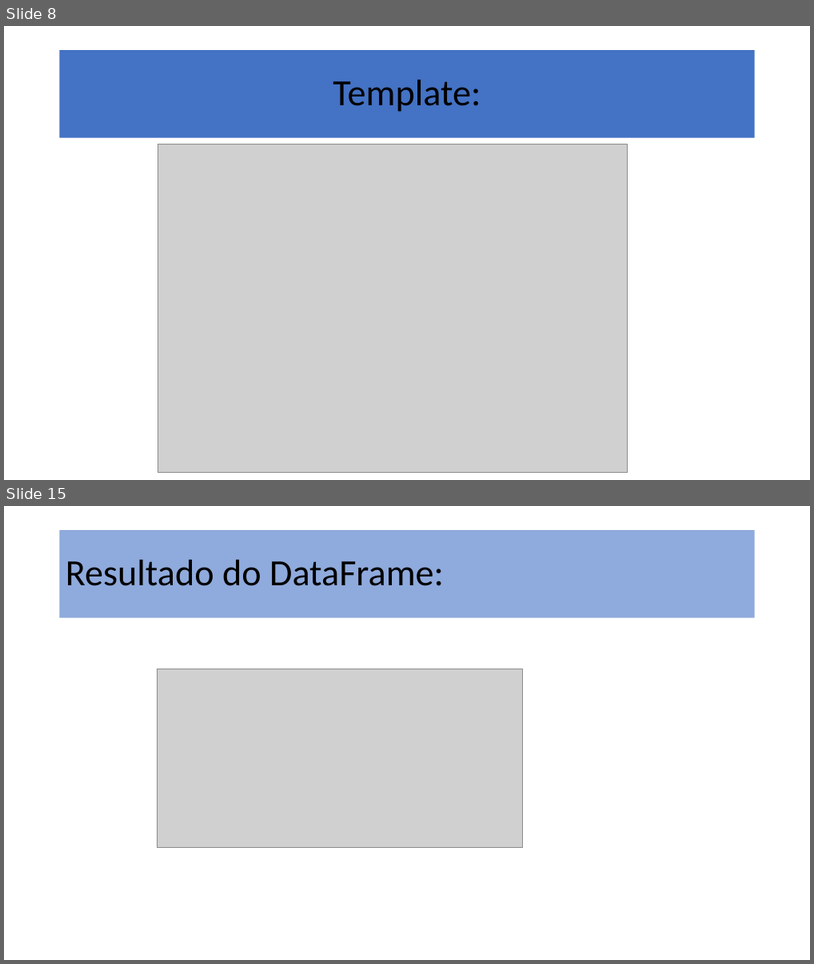
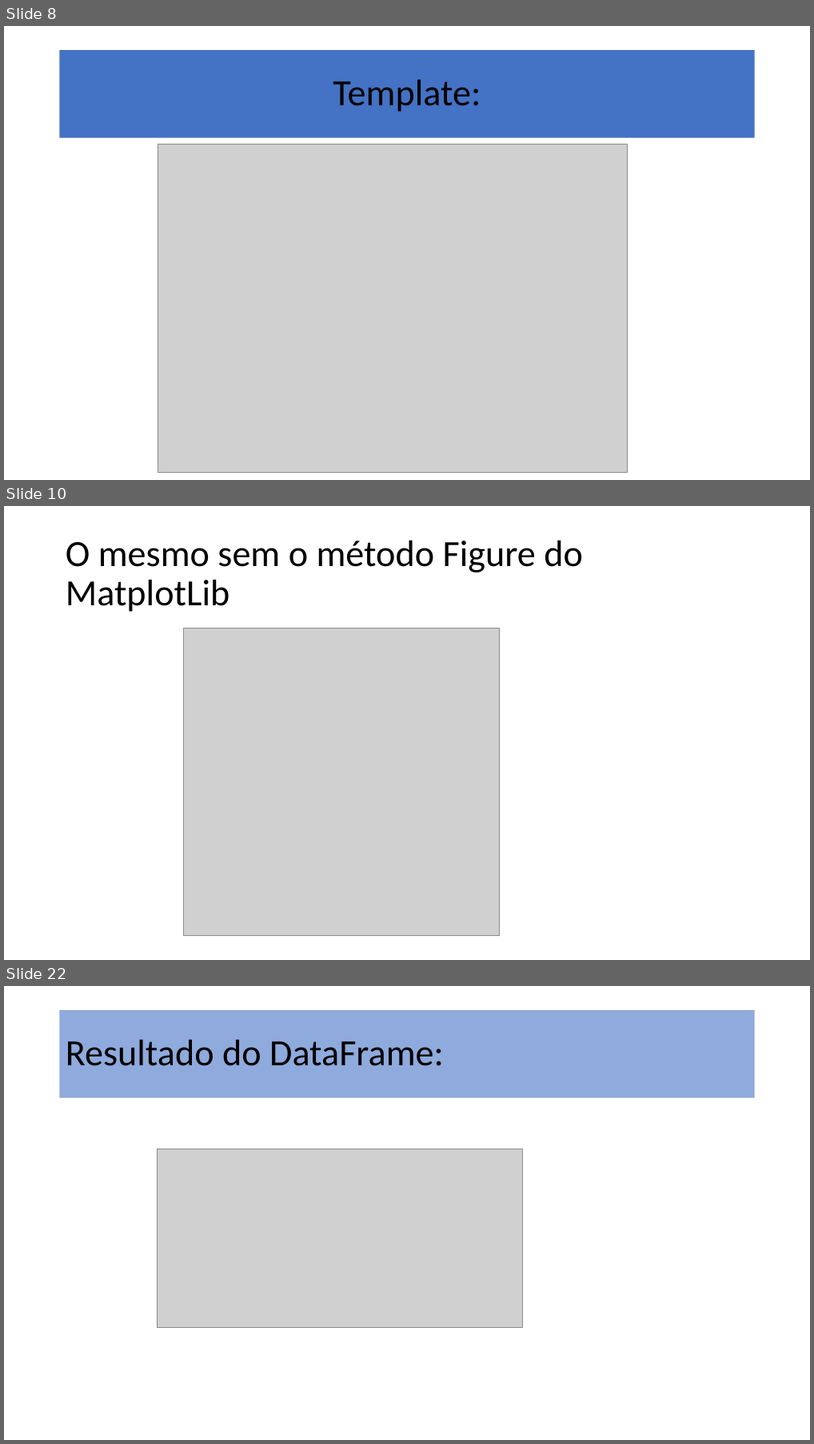
Before and after one commit to dourivaljunior/Curso-de-Flask, a slide deck: aula 03 flask.pptx. Shown one above the other, each under a label of ours: slides 8 and 15 before the commit, slides 8, 10 and 22 after it; the slides between them are not shown. The pictures are 814x964 and 814x1444 pixels, drawn with LibreOffice and Linux fonts; fonts in the diff are those of the drawing; grey boxes stand for pictures. Boxes give left, top, right and bottom in pixels: in the first picture for what was removed or moved away, otherwise in the second. Text is boxed around its words. In the diff, an @@ line names an element or a change of style, - is before the commit and + after.

```diff
--- a/aula 03 flask.pptx
+++ b/aula 03 flask.pptx
@@ slide 10 added at (4,506,810,960), background #FFFFFF @@
@@ title added at (66,540,583,612), 44 pt, text #000000 @@
+O mesmo sem o método Figure do MatplotLib
@@ picture added at (184,628,500,936) @@
@@ what was slide 15 is now slide 22 @@
```
Also in this commit, not shown: 10 slides changed, 14 other slides added, 1 other file.
